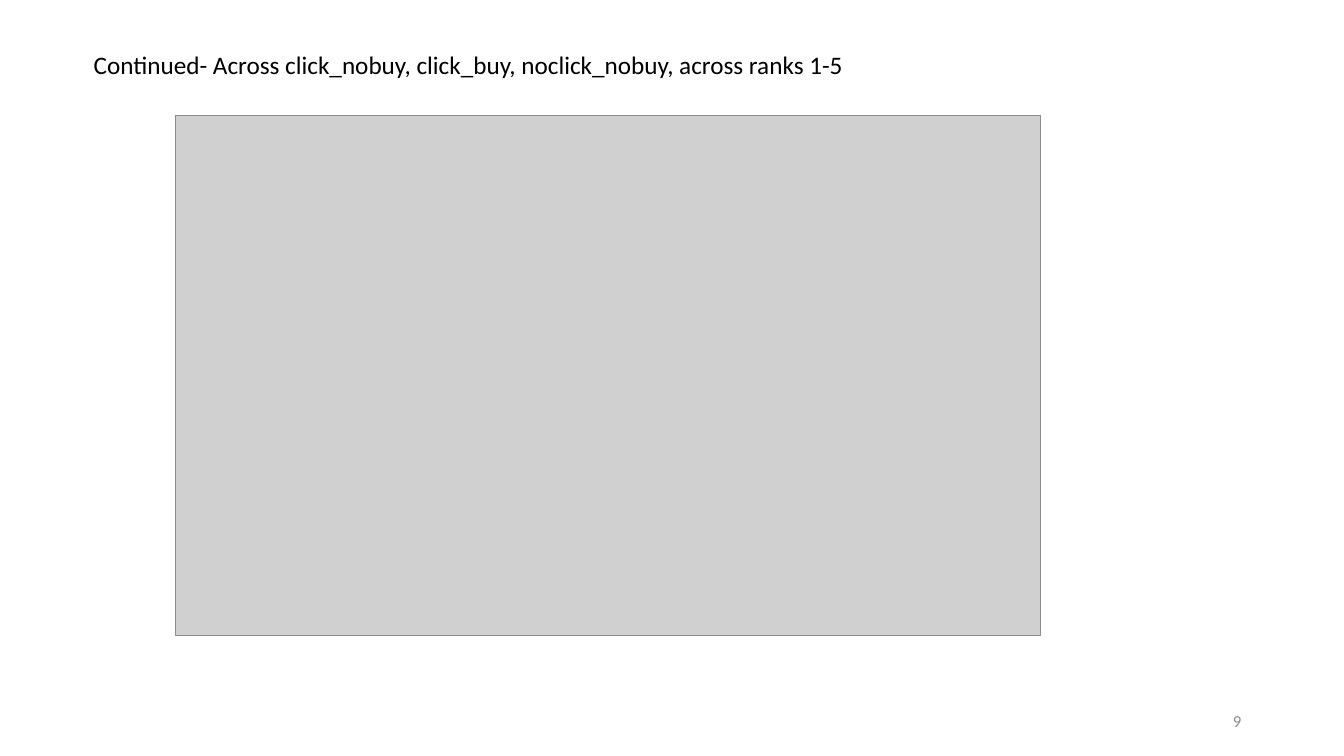
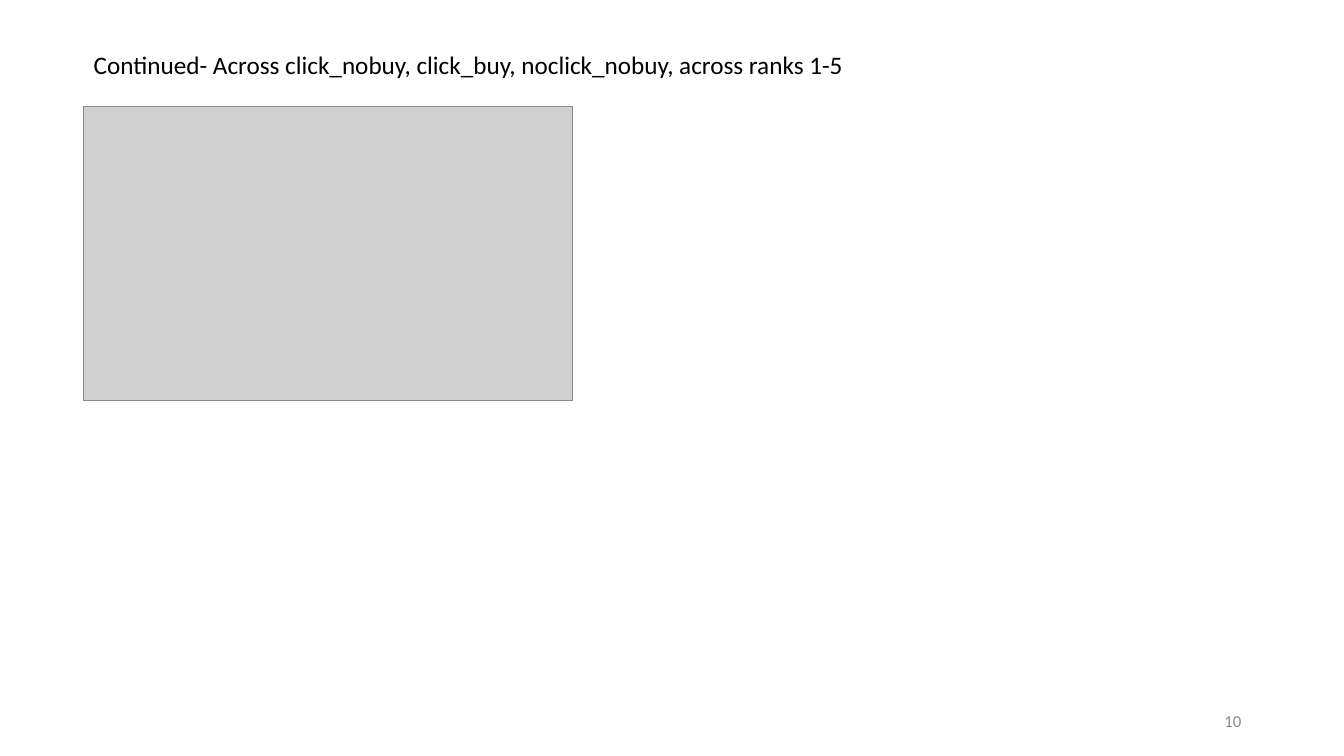
Before and after one commit to SiddharthaSBora/bootcamp-project, a slide deck: slide 10 of 1-analysis/RootInsurance_Qi.pptx (slide 9 before the commit). Drawn at 1344x756 pixels with LibreOffice and Linux fonts; fonts in the diff are those of the drawing; grey boxes stand for pictures. Boxes give left, top, right and bottom in pixels: in the first picture for what was removed or moved away, otherwise in the second. Text is boxed around its words. In the diff, an @@ line names an element or a change of style, - is before the commit and + after.

```diff
--- a/1-analysis/RootInsurance_Qi.pptx
+++ b/1-analysis/RootInsurance_Qi.pptx
@@ picture resized from (x1=176, y1=116, x2=1041, y2=635) to (x1=84, y1=107, x2=573, y2=401) @@
@@ page number at (x1=1224, y1=716, x2=1241, y2=727): text changed @@
-9
+10
```
Also in this commit, not shown: 1 other slide changed, 1 slide added.
